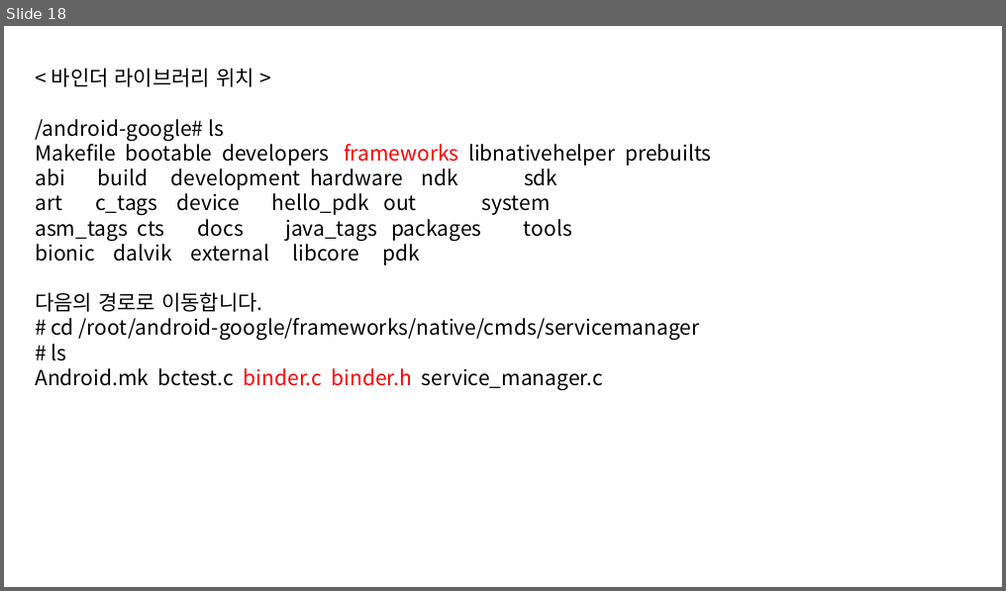
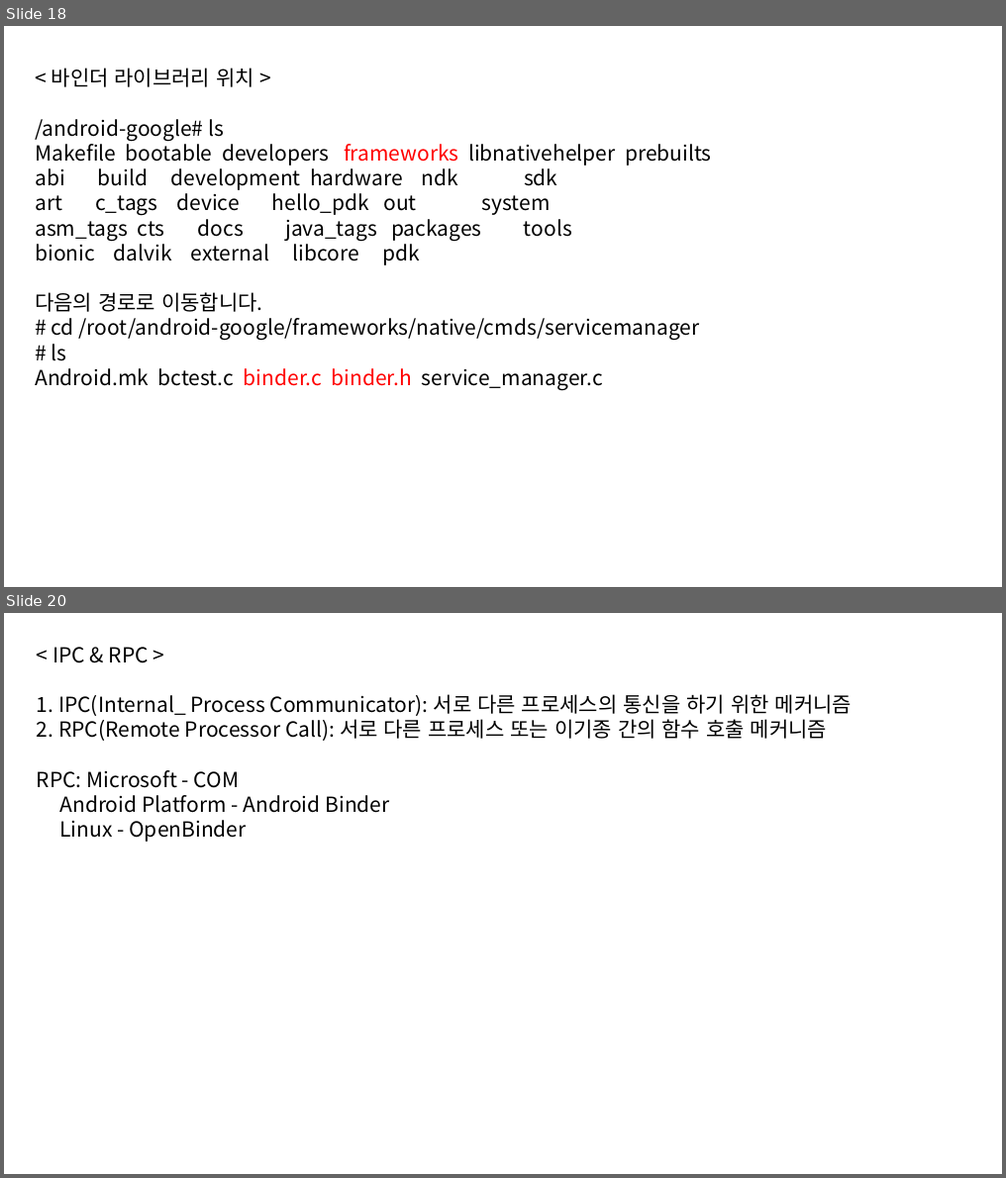
Before and after one commit to beila/ndkclass, a slide deck: lecturer/20150604.pptx. Shown one above the other, each under a label of ours: slide 18 before the commit, slides 18 and 20 after it; the slides between them are not shown. The pictures are 1006x591 and 1006x1178 pixels, drawn with LibreOffice and Linux fonts; fonts in the diff are those of the drawing. Boxes give left, top, right and bottom in pixels: in the first picture for what was removed or moved away, otherwise in the second. Text is boxed around its words. In the diff, an @@ line names an element or a change of style, - is before the commit and + after.

```diff
--- a/lecturer/20150604.pptx
+++ b/lecturer/20150604.pptx
@@ slide 20 added at (x1=4, y1=613, x2=1002, y2=1174), background #FFFFFF @@
@@ text added at (x1=37, y1=647, x2=851, y2=842), 20 pt, text #000000 @@
+< IPC & RPC >
+1. IPC(Internal_ Process Communicator): 서로 다른 프로세스의 통신을 하기 위한 메커니즘
+2. RPC(Remote Processor Call): 서로 다른 프로세스 또는 이기종 간의 함수 호출 메커니즘
+RPC: Microsoft - COM
+Android Platform - Android Binder
+Linux - OpenBinder
```
Also in this commit, not shown: 6 slides changed, 1 other slide added, 1 slide removed, 8 other files.
